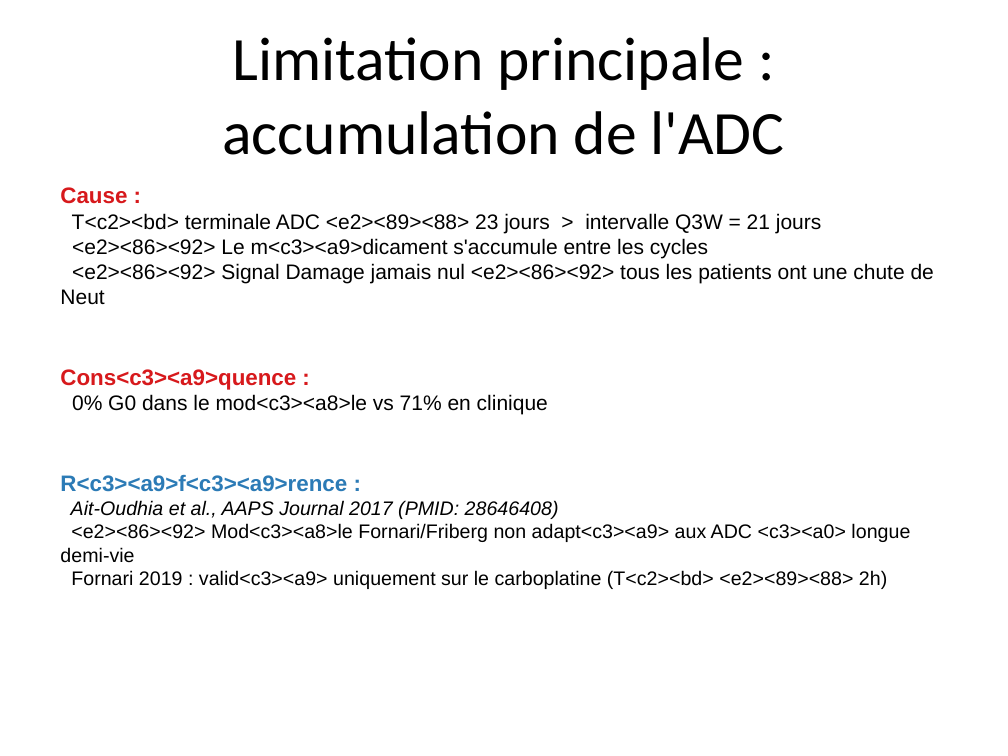
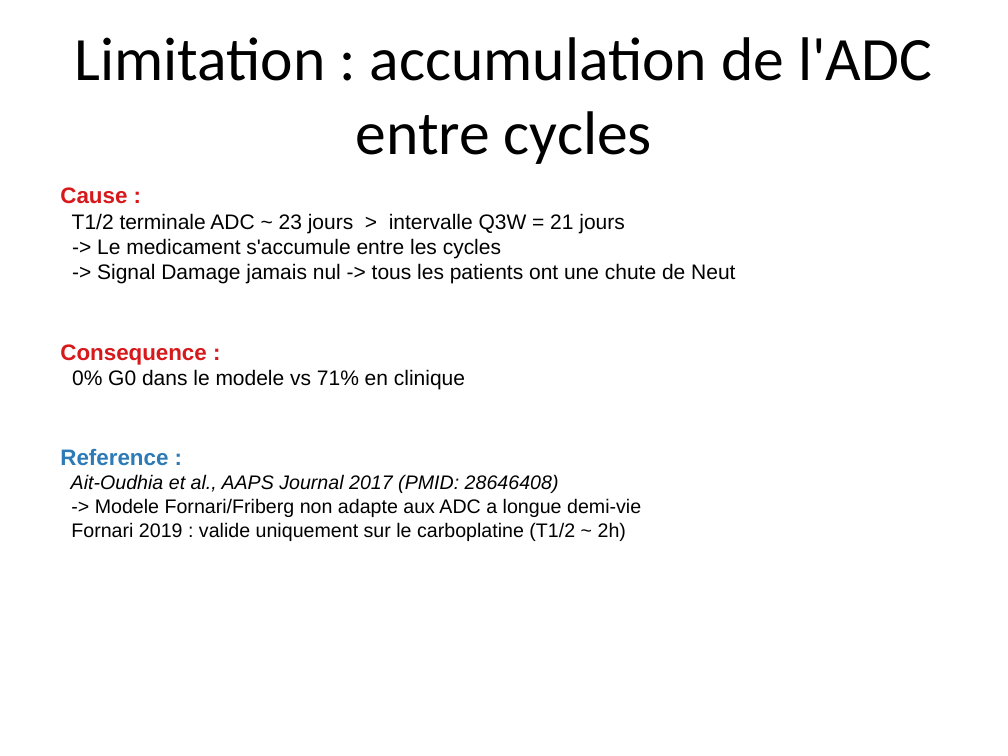
Before and after one commit to omarhss4k/Hema, a slide deck: slide 10 of scripts_tdxd/TDXD_presentation.pptx. Drawn at 1008x756 pixels with LibreOffice and Linux fonts; fonts in the diff are those of the drawing. Boxes give left, top, right and bottom in pixels: in the first picture for what was removed or moved away, otherwise in the second. Text is boxed around its words. In the diff, an @@ line names an element or a change of style, - is before the commit and + after.

```diff
--- a/scripts_tdxd/TDXD_presentation.pptx
+++ b/scripts_tdxd/TDXD_presentation.pptx
@@ title at [74,37,932,164]: text changed @@
-Limitation principale : accumulation de l'ADC
+Limitation : accumulation de l'ADC entre cycles
@@ text at [60,213,735,466]: text changed @@
-T<c2><bd> terminale ADC <e2><89><88> 23 jours > intervalle Q3W = 21 jours
-<e2><86><92> Le m<c3><a9>dicament s'accumule entre les cycles
-<e2><86><92> Signal Damage jamais nul <e2><86><92> tous les patients ont une chute de Neut
-Cons<c3><a9>quence :
-0% G0 dans le mod<c3><a8>le vs 71% en clinique
-R<c3><a9>f<c3><a9>rence :
+T1/2 terminale ADC ~ 23 jours > intervalle Q3W = 21 jours
+-> Le medicament s'accumule entre les cycles
+-> Signal Damage jamais nul -> tous les patients ont une chute de Neut
+Consequence :
+0% G0 dans le modele vs 71% en clinique
+Reference :
@@ text at [71,498,641,541]: text changed @@
-<e2><86><92> Mod<c3><a8>le Fornari/Friberg non adapt<c3><a9> aux ADC <c3><a0> longue demi-vie
-Fornari 2019 : valid<c3><a9> uniquement sur le carboplatine (T<c2><bd> <e2><89><88> 2h)
+-> Modele Fornari/Friberg non adapte aux ADC a longue demi-vie
+Fornari 2019 : valide uniquement sur le carboplatine (T1/2 ~ 2h)
```
Also in this commit, not shown: 11 other slides changed, 1 other file.
